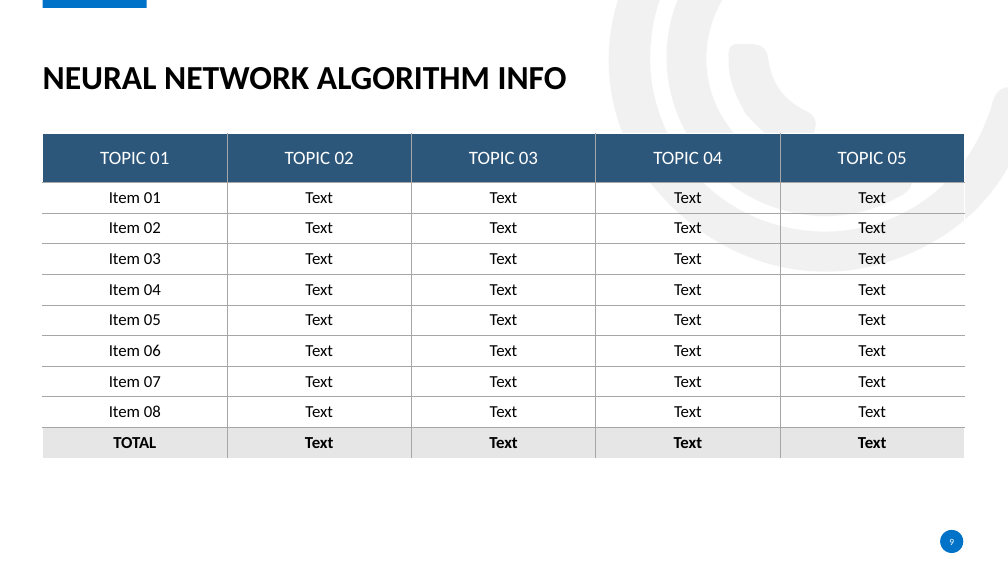
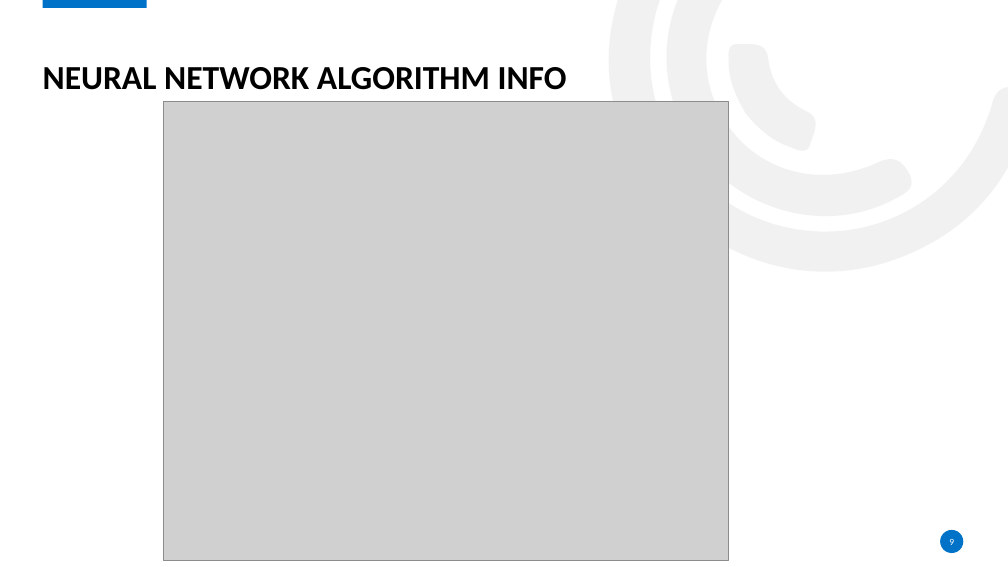
Before and after one commit to kurtgrothe/ANA675_Project, a slide deck: slide 9 of Boston Home Pricing Prediction.pptx (slide 6 before the commit). Drawn at 1008x567 pixels with LibreOffice and Linux fonts; fonts in the diff are those of the drawing; grey boxes stand for pictures; background and template pictures are left out. Boxes give left, top, right and bottom in pixels: in the first picture for what was removed or moved away, otherwise in the second. Text is boxed around its words. In the diff, an @@ line names an element or a change of style, - is before the commit and + after.

```diff
--- a/Boston Home Pricing Prediction.pptx
+++ b/Boston Home Pricing Prediction.pptx
@@ picture added at bbox=[163, 101, 728, 560] @@
@@ table removed at bbox=[42, 133, 965, 458], 10 rows, 5 columns @@
-TOPIC 01 | TOPIC 02 | TOPIC 03 | TOPIC 04 | TOPIC 05
-Item 01 | Text | Text | Text | Text
-Item 02 | Text | Text | Text | Text
-Item 03 | Text | Text | Text | Text
-Item 04 | Text | Text | Text | Text
-Item 05 | Text | Text | Text | Text
-Item 06 | Text | Text | Text | Text
-Item 07 | Text | Text | Text | Text
-Item 08 | Text | Text | Text | Text
-TOTAL | Text | Text | Text | Text
```
Also in this commit, not shown: 6 slides added, 1 slide removed.
